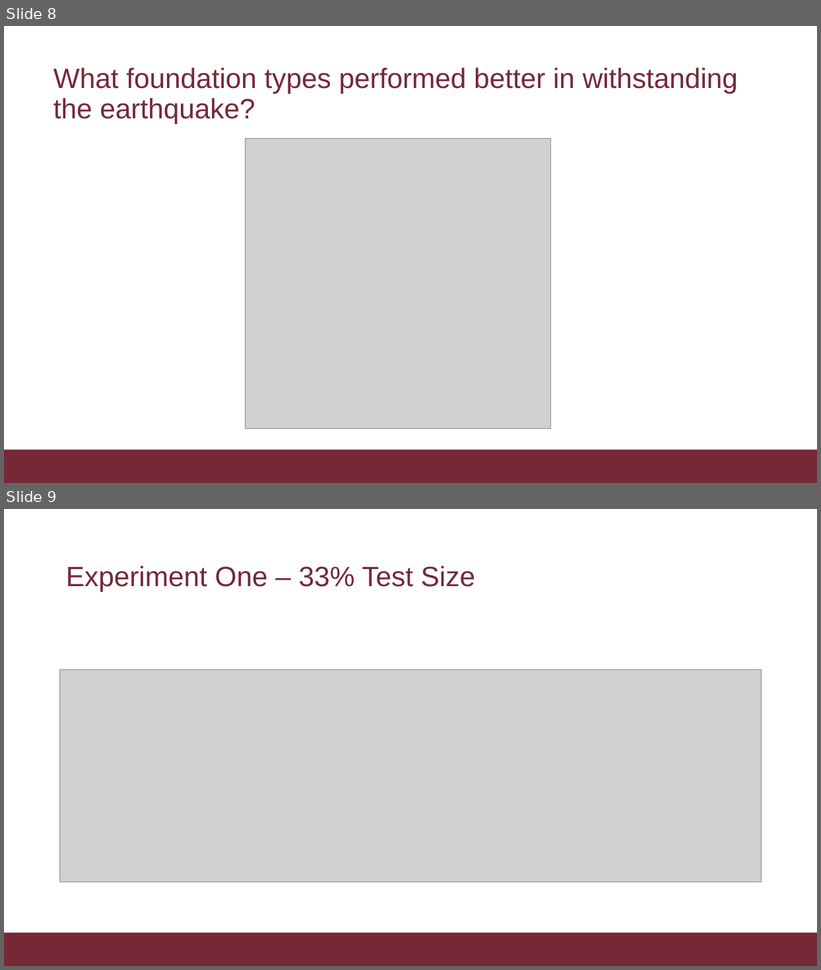
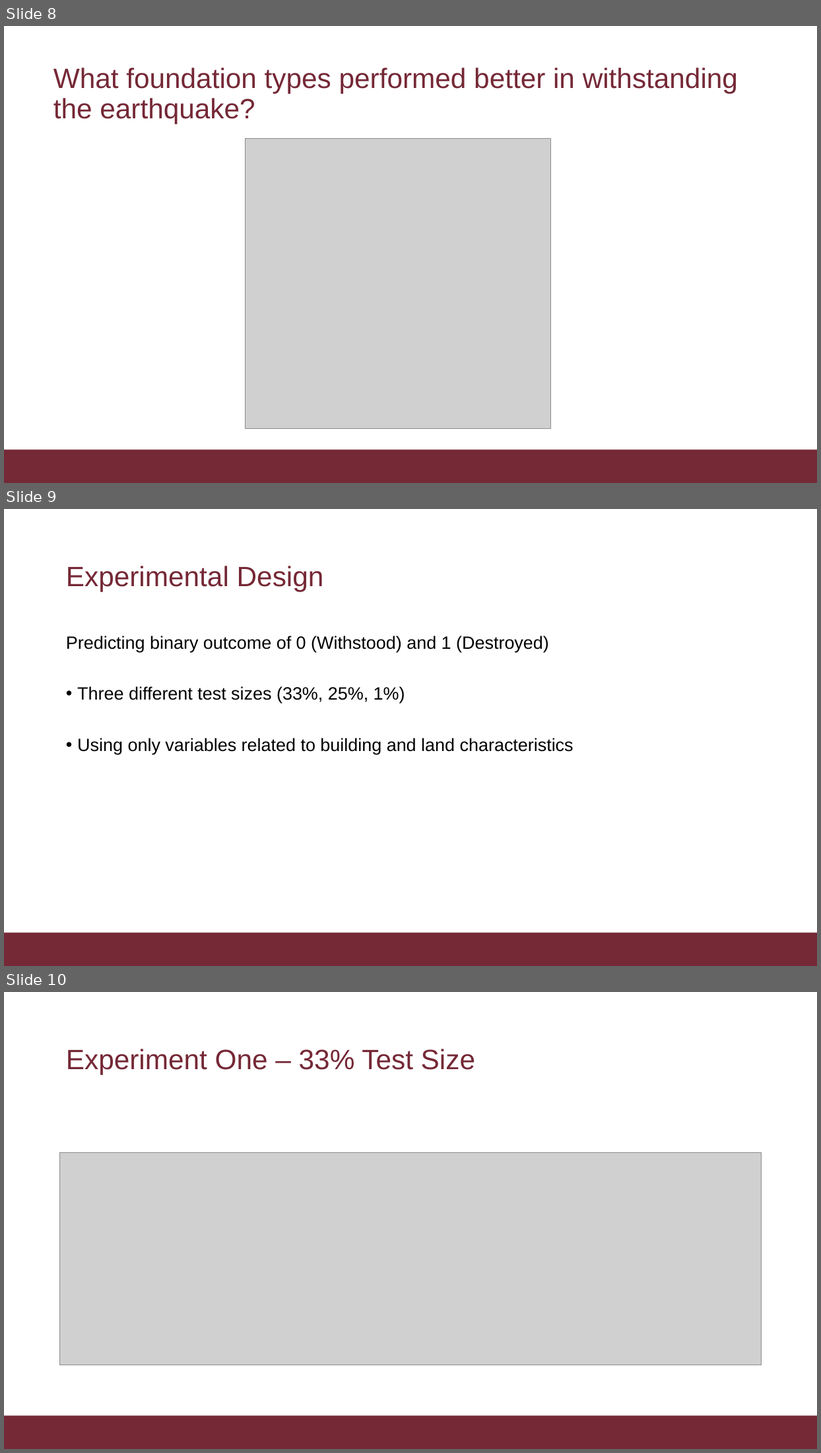
Before and after one commit to typjohnson/ds160_final_project, a slide deck: final_presentation_ds160.pptx. Shown one above the other, each under a label of ours: slides 8 and 9 before the commit, slides 8, 9 and 10 after it. The pictures are 821x970 and 821x1453 pixels, drawn with LibreOffice and Linux fonts; fonts in the diff are those of the drawing; grey boxes stand for pictures; background and template pictures are left out. Boxes give left, top, right and bottom in pixels: in the first picture for what was removed or moved away, otherwise in the second. Text is boxed around its words. In the diff, an @@ line names an element or a change of style, - is before the commit and + after.

```diff
--- a/final_presentation_ds160.pptx
+++ b/final_presentation_ds160.pptx
@@ slide 9 added at (4,509,817,966), background #FFFFFF; not listed: 1 template element that a slide beside it also shows @@
@@ title added at (66,566,324,591), 33 pt, text #752836 @@
+Experimental Design
@@ text added at (66,636,574,755), 21 pt, text #000000 @@
+Predicting binary outcome of 0 (Withstood) and 1 (Destroyed)
+• Three different test sizes (33%, 25%, 1%)
+• Using only variables related to building and land characteristics
@@ what was slide 9 is now slide 10 @@
```
Also in this commit, not shown: 1 slide changed, 1 slide removed.
